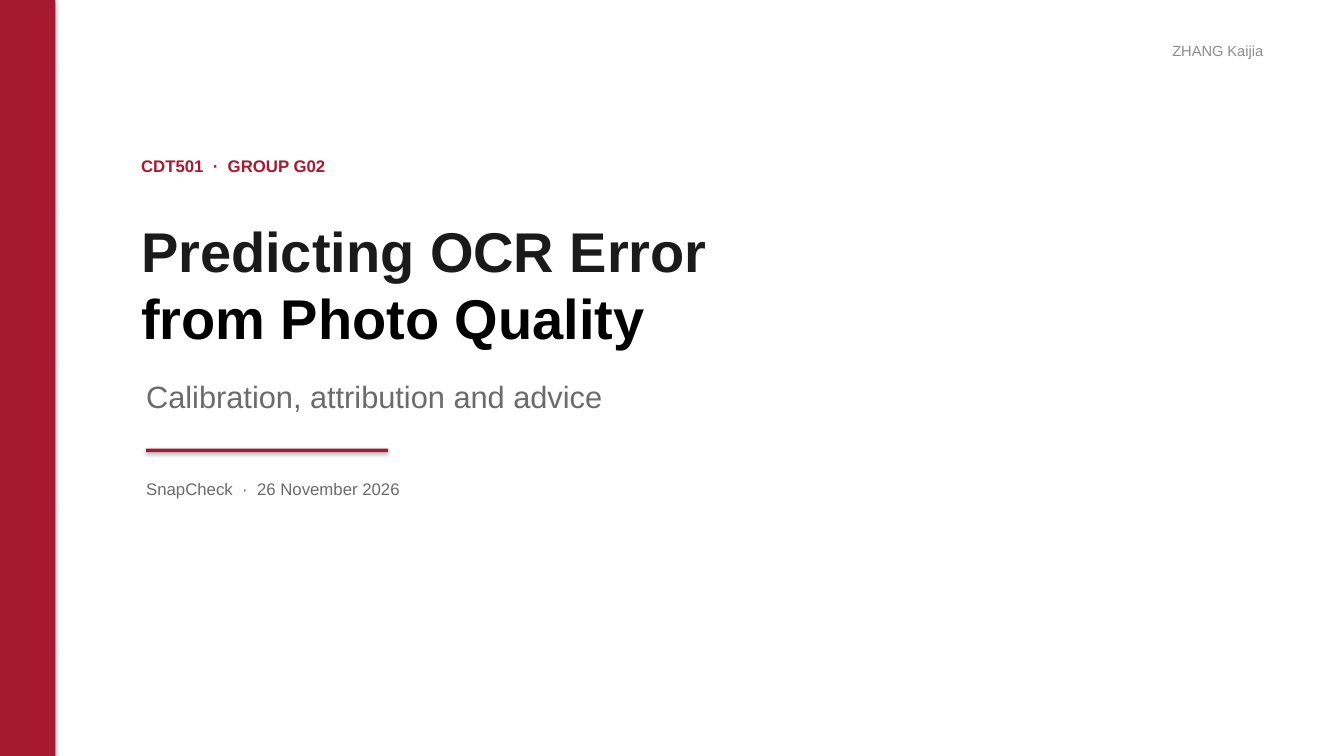
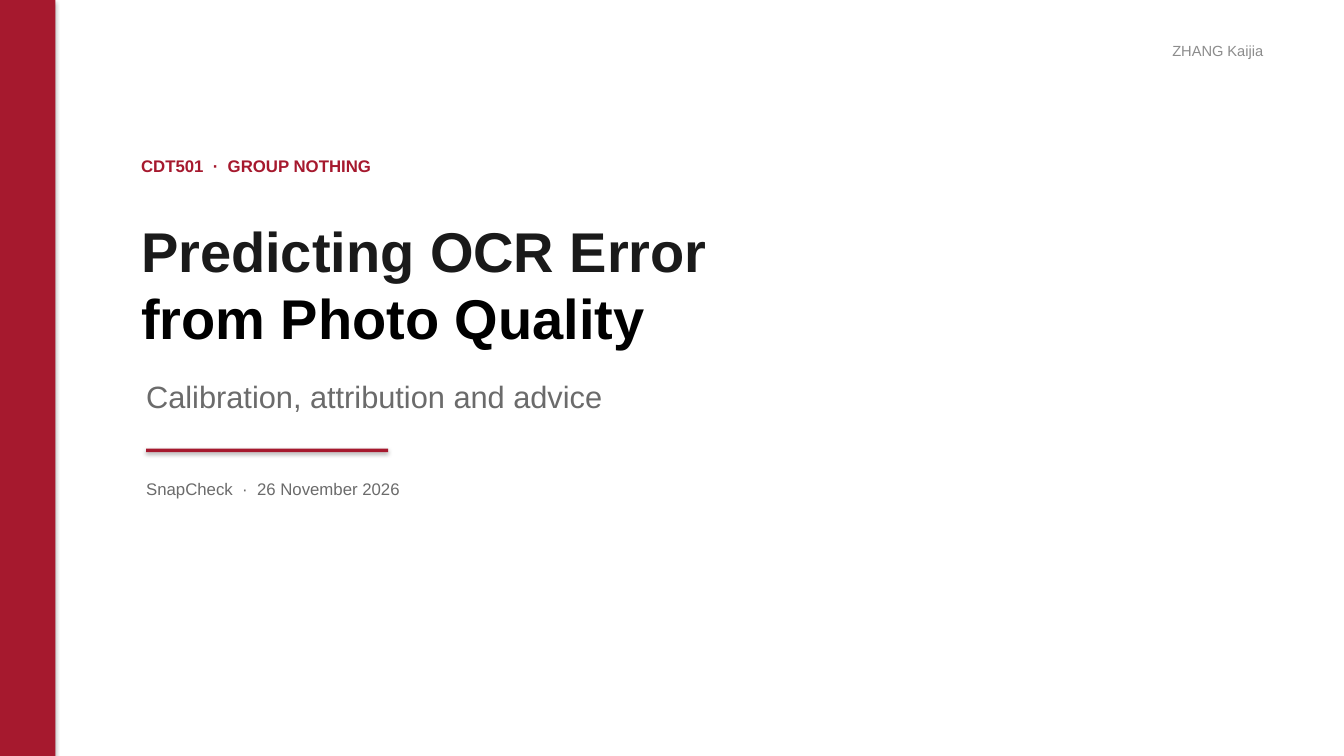
Before and after one commit to n0thing0717zkj-code/CDT501_SnapCheck, a slide deck: slide 1 of docs/CDT501_SnapCheck_Slides.pptx. Drawn at 1344x756 pixels with LibreOffice and Linux fonts; fonts in the diff are those of the drawing. Boxes give left, top, right and bottom in pixels: in the first picture for what was removed or moved away, otherwise in the second. Text is boxed around its words. In the diff, an @@ line names an element or a change of style, - is before the commit and + after.

Commit message:
Cover: group name reads GROUP NOTHING

```diff
--- a/docs/CDT501_SnapCheck_Slides.pptx
+++ b/docs/CDT501_SnapCheck_Slides.pptx
@@ text at (141,160,371,172): text changed @@
-CDT501 · GROUP G02
+CDT501 · GROUP NOTHING
```
Also in this commit, not shown: 1 other file.
